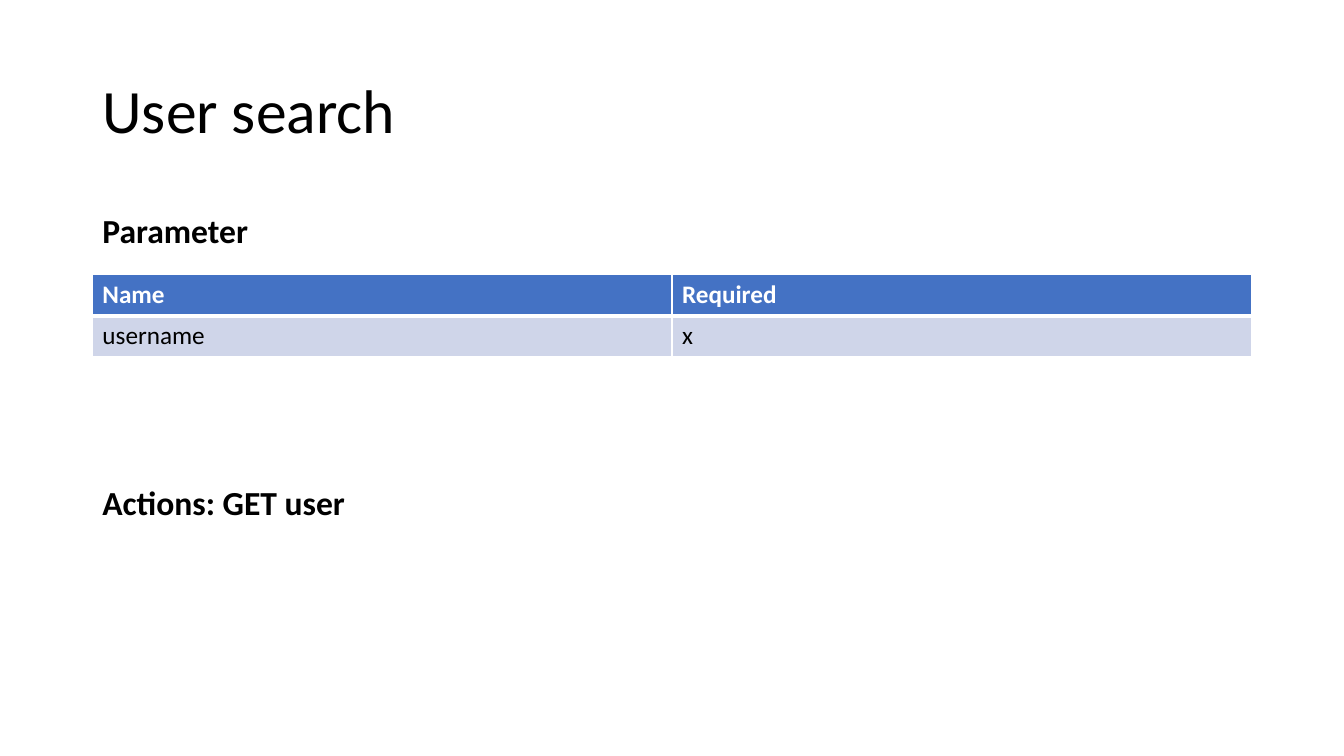
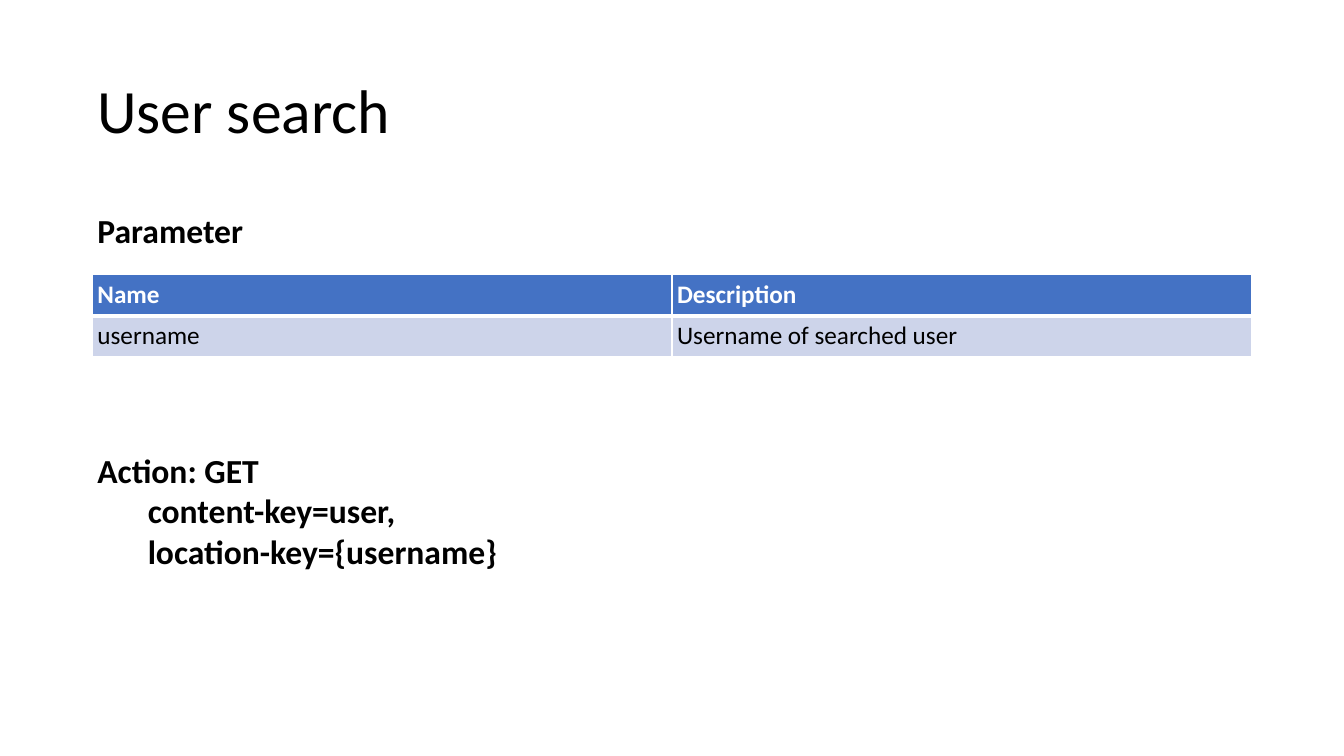
Before and after one commit to lexli8888/DSA-chat, a slide deck: slide 5 of presentation/Challenge Task HS 2018.pptx (slide 7 before the commit). Drawn at 1344x756 pixels with LibreOffice and Linux fonts; fonts in the diff are those of the drawing. Boxes give left, top, right and bottom in pixels: in the first picture for what was removed or moved away, otherwise in the second. Text is boxed around its words. In the diff, an @@ line names an element or a change of style, - is before the commit and + after.

```diff
--- a/presentation/Challenge Task HS 2018.pptx
+++ b/presentation/Challenge Task HS 2018.pptx
@@ title "User search": place and size @@
-title "User search" at [102, 90, 395, 134]
+title "User search" at [97, 90, 390, 134]
@@ text "Parameter": place and size @@
-text "Parameter" at [102, 221, 248, 244]
+text "Parameter" at [97, 221, 243, 244]
@@ table at [93, 275, 1252, 357] @@
-row 1, column 2: Required
+row 1, column 2: Description
-row 2, column 2: x
+row 2, column 2: Username of searched user
@@ fill #CFD5EA to #CDD4EA in row 2 @@
@@ text added at [97, 459, 497, 570], 24 pt, text #000000, bold @@
+Action: GET
+  content-key=user,
+  location-key={username}
@@ text removed at [102, 491, 345, 516] @@
-Actions: GET user
```
Also in this commit, not shown: 5 other slides changed, 8 slides added, 7 slides removed.
